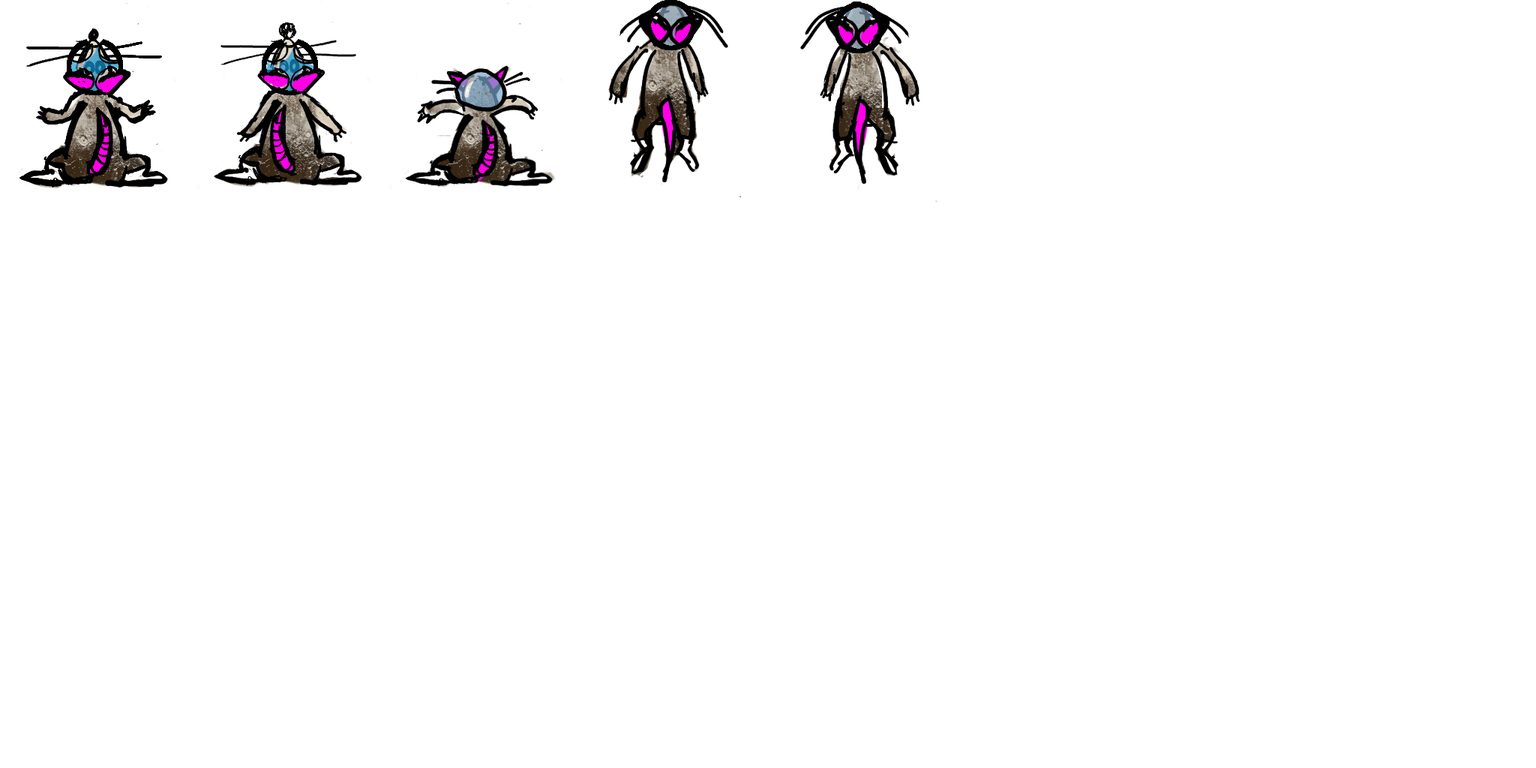
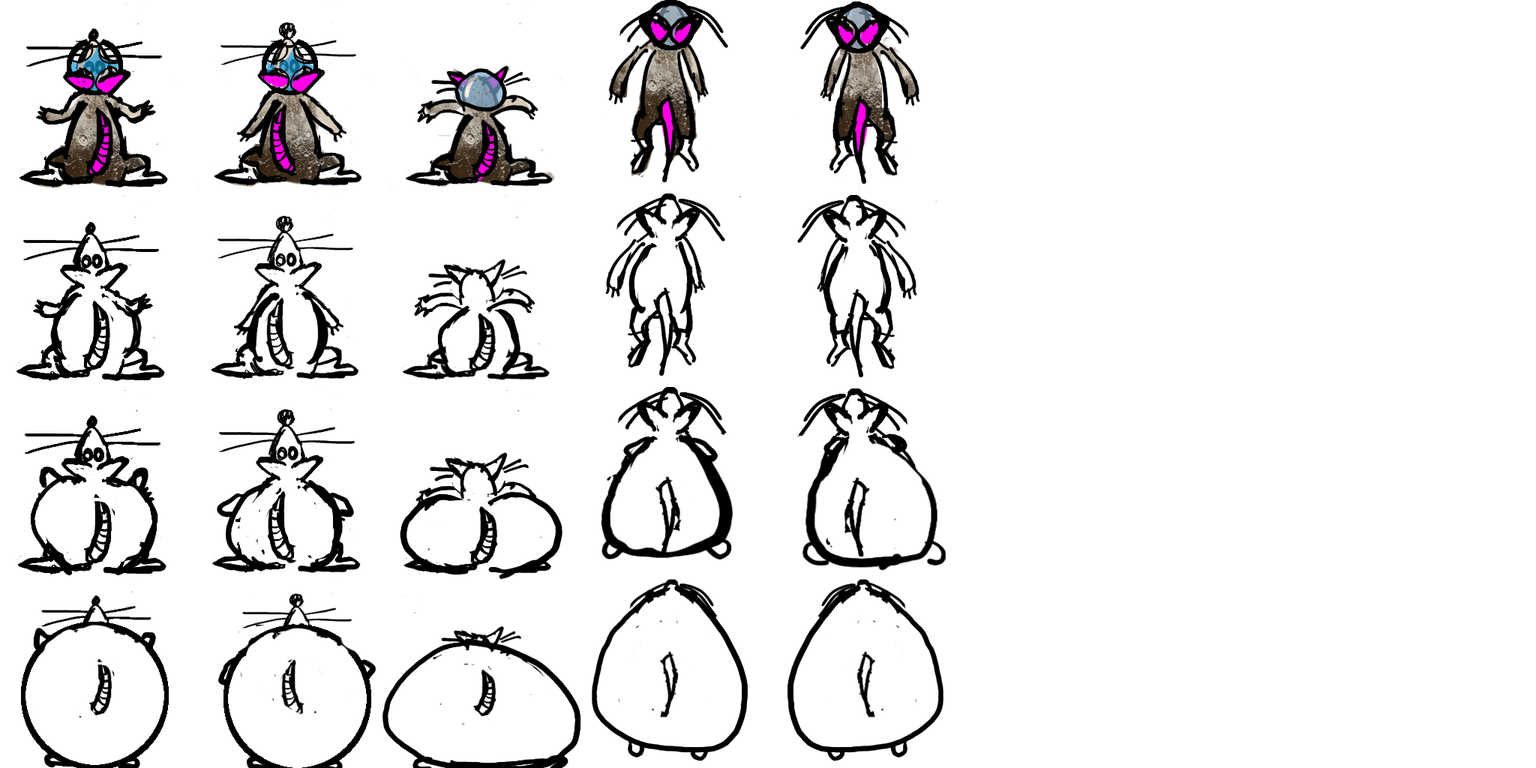
Revision of a layered 1536×768 image; what changed, layer by layer:
painted on "lines" over box(15, 193, 947, 768)
